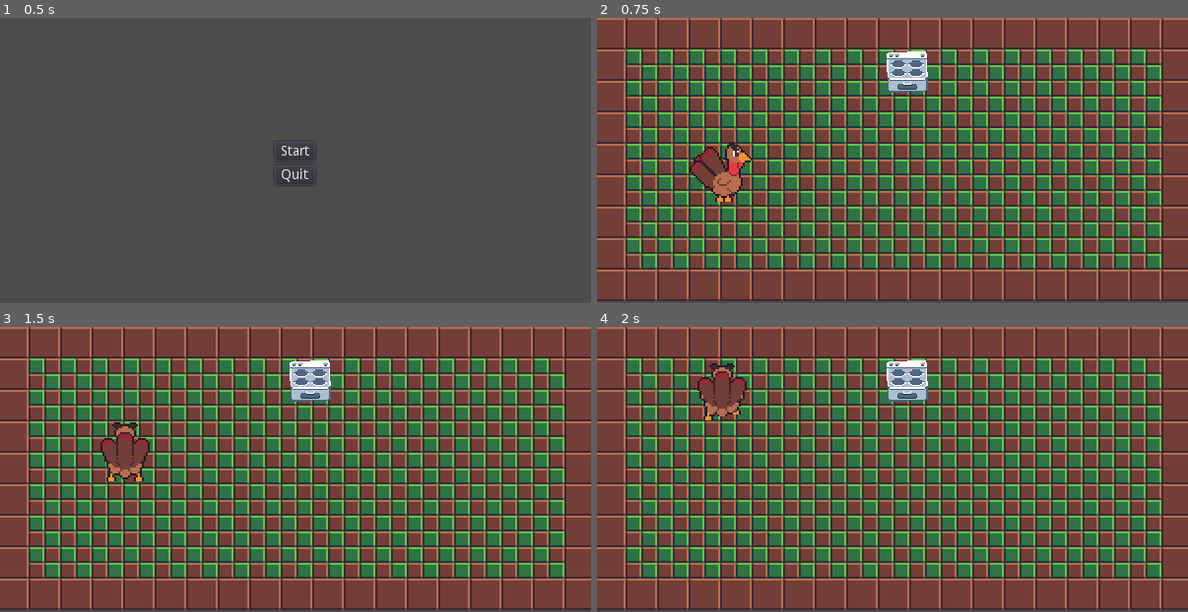
Above: before the commit, frames 1-4 (two rows, left to right).
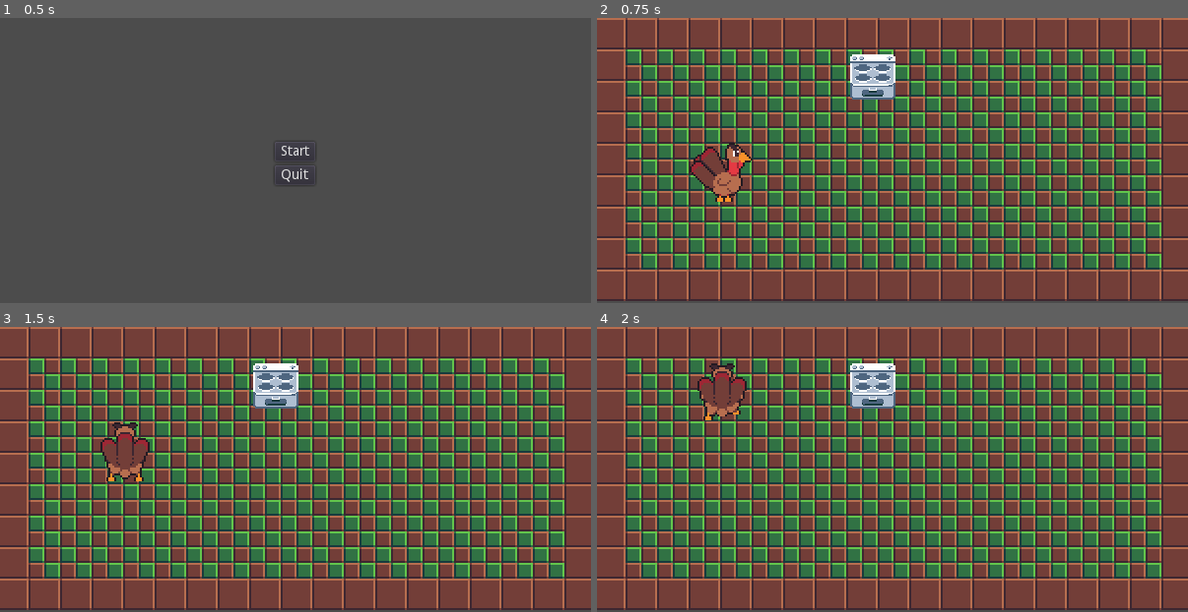
Above: after the commit, the same moments.

Repository: alexfaus08/Animals-Revenge
Game: Godot game, scene res://TitleScreen.tscn
The game is run twice, just before and just after one commit, with the same random seed, the same clock (stepped at 60 frames per second) and the same inputs.
Inputs:
- Up to frame 1 (0.5 s): no input
- Up to frame 2 (0.75 s): click "Start" at 0.5 s
- Up to frame 3 (1.5 s): tap Enter at 1.25 s; hold Up (ui_up) from 1.28 s (still down); tap Space (ui_select) at 1.35 s
- Up to frame 4 (2 s): keep holding Up (ui_up); tap Space (ui_select) at 1.52, 1.82 s

Frame 1 is identical in both runs. In frame 2, 1.9% of the frame differs, in the area x 42-56%, y 11-29%; in frame 3, 1.9%; in frame 4, 1.9%.

Commit message:
Stove now animates for 5 seconds
stove animates and then stops after 5 seconds have passed

Diff:
--- a/Stove.gd
+++ b/Stove.gd
@@ -1,5 +1,6 @@
 extends Area2D
 var player_near
+onready var t = get_node("../Timer")
 
 func _ready():
 	$StoveSprite.play("Idle")
@@ -8,6 +9,15 @@
 	if(player_near):
 		if(Input.is_action_just_pressed("ui_select")):
 			$StoveSprite.play("Cooking")
+			# wait 5 seconds
+			t.set_wait_time(5)
+			t.start()
+			yield(t, "timeout")
+			$StoveSprite.play("On")
+			t.set_wait_time(3)
+			t.start()
+			yield(t, "timeout")
+			$StoveSprite.play("Idle")
 
 func _on_Stove_body_entered(body):
 	if(body.get_name() == "Player"):
--- a/World.tscn
+++ b/World.tscn
@@ -144,8 +144,8 @@
 
 [node name="Stove" type="Area2D" parent="." index="1"]
 
-position = Vector2( 318, 55 )
-scale = Vector2( 1.28125, 1.28125 )
+position = Vector2( 283, 60 )
+scale = Vector2( 1.42188, 1.42188 )
 input_pickable = true
 gravity_vec = Vector2( 0, 1 )
 gravity = 98.0
